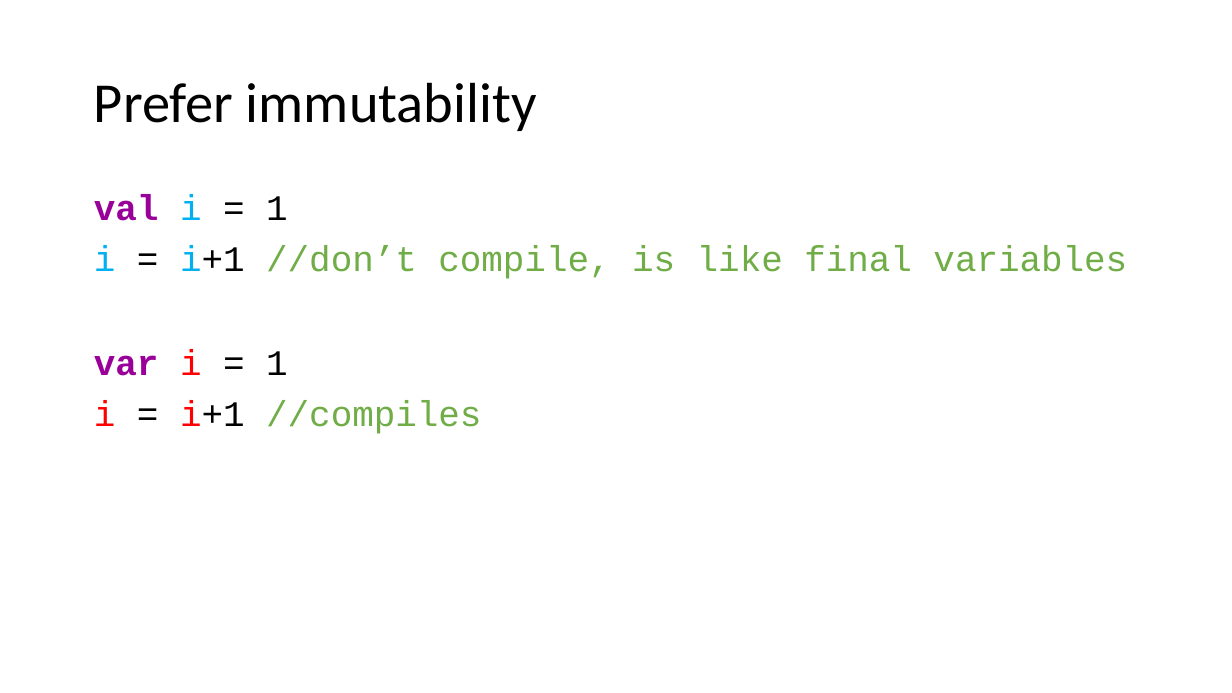
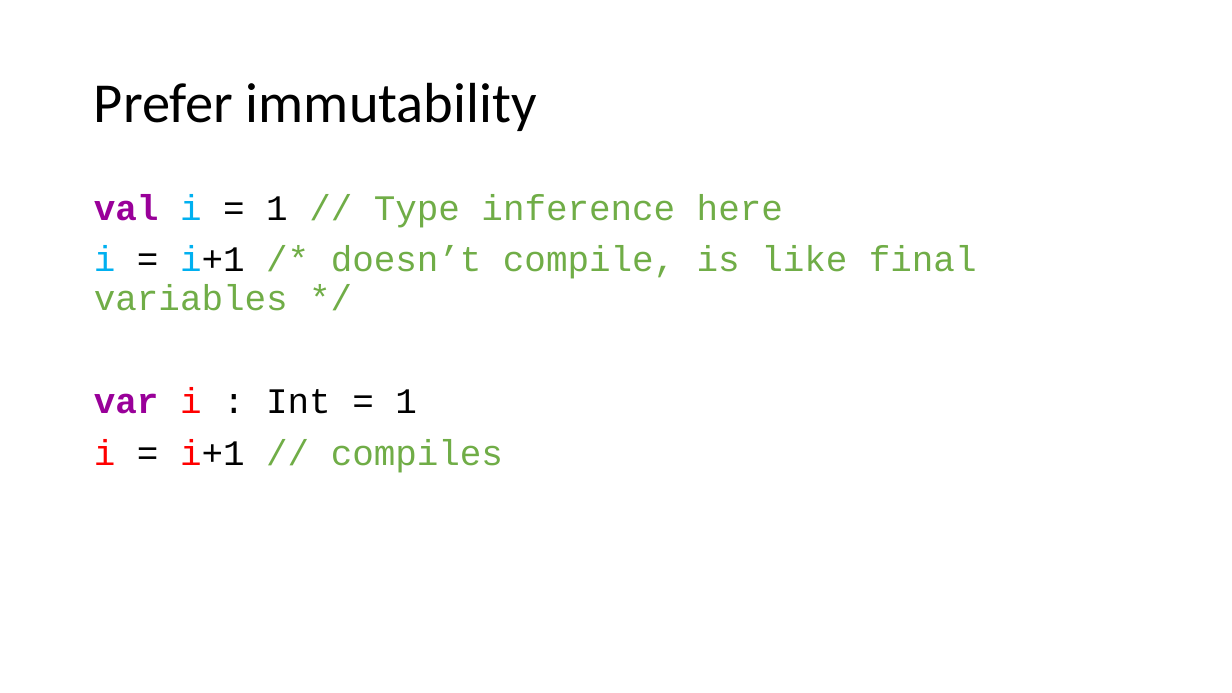
Before and after one commit to alexandrejbr/Scala.FirstSteps.Demos, a slide deck: slide 12 of Scala First Steps.pptx. Drawn at 1232x693 pixels with LibreOffice and Linux fonts; fonts in the diff are those of the drawing. Boxes give left, top, right and bottom in pixels: in the first picture for what was removed or moved away, otherwise in the second. Text is boxed around its words. In the diff, an @@ line names an element or a change of style, - is before the commit and + after.

Commit message:
presentation minor fixes

```diff
--- a/Scala First Steps.pptx
+++ b/Scala First Steps.pptx
@@ text at (x1=94, y1=194, x2=977, y2=473): text changed @@
-val i = 1
-i = i+1 //don’t compile, is like final variables
-var i = 1
-i = i+1 //compiles
+val i = 1 // Type inference here
+i = i+1 /* doesn’t compile, is like final variables */
+var i : Int = 1
+i = i+1 // compiles
```
Also in this commit, not shown: 6 other slides changed.
